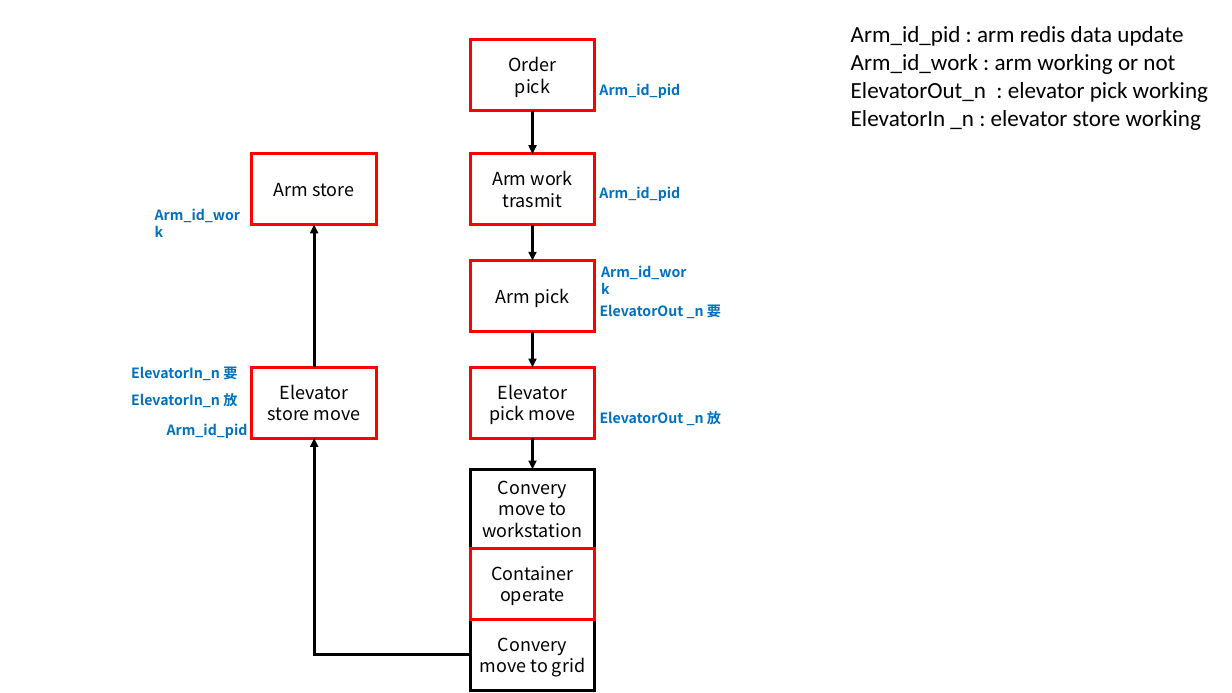
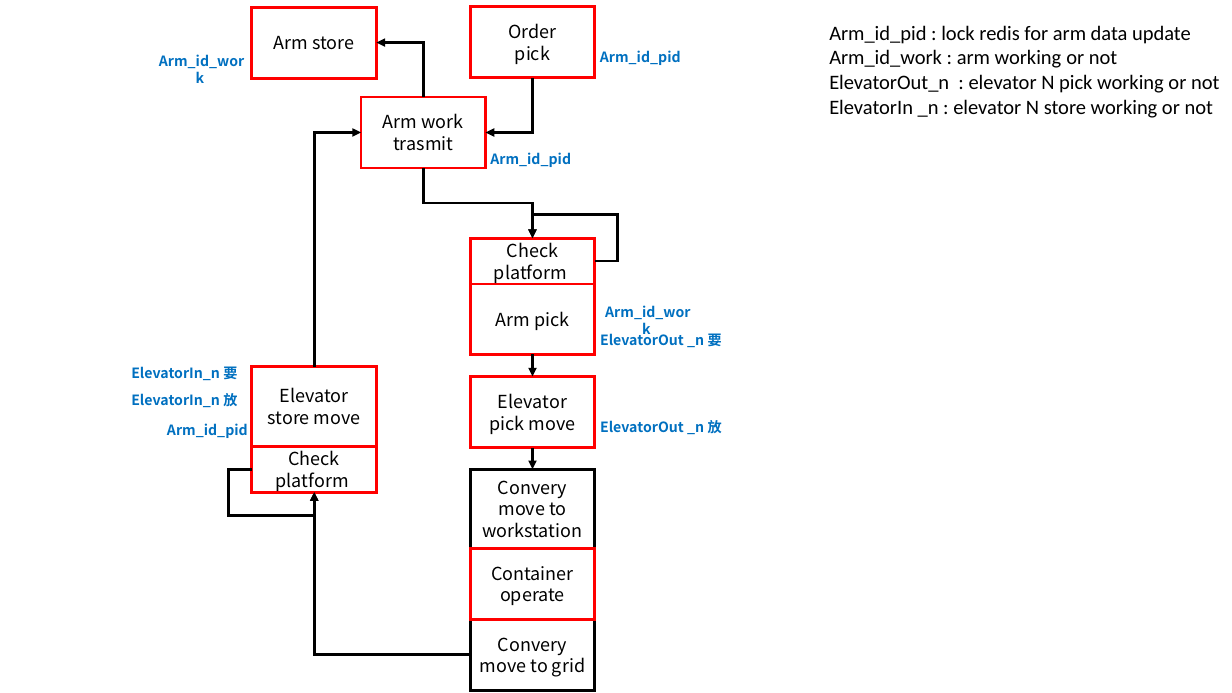
Before and after one commit to ethan1226/asrs_ofai, a slide deck: slide 2 of flowchart.pptx. Drawn at 1232x693 pixels with LibreOffice and Linux fonts; fonts in the diff are those of the drawing. Boxes give left, top, right and bottom in pixels: in the first picture for what was removed or moved away, otherwise in the second. Text is boxed around its words. In the diff, an @@ line names an element or a change of style, - is before the commit and + after.

```diff
--- a/flowchart.pptx
+++ b/flowchart.pptx
@@ rectangle "Arm store": place and size @@
-rectangle "Arm store" at [252,153,377,225]
+rectangle "Arm store" at [252,7,377,79]
@@ rectangle "Order": place and size @@
-rectangle "Order" at [470,40,595,111]
+rectangle "Order" at [470,6,595,78]
@@ text "Arm_id_pid : lock redis for ...": place and size @@
-text "Arm_id_pid : lock redis for ..." at [851,26,1208,130]
+text "Arm_id_pid : lock redis for ..." at [829,25,1219,118]
@@ text at [829,25,1191,44]: text changed; size 18 to 16 pt @@
-Arm_id_pid : arm redis data update
+Arm_id_pid : lock redis for arm data update
@@ alignment left to centre in 7 elements at [167,423,248,438], [600,420,722,435], [600,331,722,349], [600,50,681,65], [605,305,690,320], [490,152,571,167], [159,54,463,129] @@
@@ text "Arm_id_work": place and size @@
-text "Arm_id_work" at [601,265,686,280]
+text "Arm_id_work" at [159,54,463,129]
@@ elbow arrow added from (423, 97) to (377, 43), #000000 2.25 pt @@
@@ text "Arm_id_pid": place and size @@
-text "Arm_id_pid" at [599,83,680,98]
+text "Arm_id_pid" at [600,50,681,65]
@@ text at [829,49,1117,68]: size 18 to 16 pt in "Arm_id_work : arm working or not" @@
@@ elbow arrow added from (532, 78) to (486, 132), #000000 2.25 pt @@
@@ text at [829,74,1219,118]: text changed; size 18 to 16 pt @@
-ElevatorOut_n : elevator pick working
-ElevatorIn _n : elevator store working
+ElevatorOut_n : elevator N pick working or not
+ElevatorIn _n : elevator N store working or not
@@ rectangle "Arm work trasmit": place and size @@
-rectangle "Arm work trasmit" at [470,153,595,225]
+rectangle "Arm work trasmit" at [361,97,486,168]
@@ arrow removed from (532, 111) to (532, 153) @@
@@ elbow arrow added from (314, 367) to (361, 132), #000000 2.25 pt @@
@@ text "Arm_id_pid": place and size @@
-text "Arm_id_pid" at [599,186,680,201]
+text "Arm_id_pid" at [490,152,571,167]
@@ elbow arrow added from (423, 168) to (532, 238), #000000 2.25 pt @@
@@ arrow removed from (314, 367) to (314, 225) @@
@@ rectangle added at [470,238,595,285], fill #FFFFFF, outline #FF0000 2.25 pt, 14 pt, text #000000 @@
+Check
+platform
@@ arrow removed from (532, 225) to (532, 261) @@
@@ elbow arrow added from (595, 262) to (532, 238), #000000 2.25 pt @@
@@ rectangle "Arm pick": place and size @@
-rectangle "Arm pick" at [470,261,595,332]
+rectangle "Arm pick" at [470,284,595,355]
@@ text "Arm_id_work": place and size @@
-text "Arm_id_work" at [155,170,573,223]
+text "Arm_id_work" at [605,305,690,320]
@@ text "ElevatorOut _n 要": place and size @@
-text "ElevatorOut _n 要" at [600,302,721,320]
+text "ElevatorOut _n 要" at [600,331,722,349]
@@ arrow moved from (532, 332) - (532, 367) to (532, 355) - (532, 376) @@
@@ rectangle "Elevator store move": place and size @@
-rectangle "Elevator store move" at [252,367,377,438]
+rectangle "Elevator store move" at [252,367,377,446]
@@ rectangle "Elevator pick move": place and size @@
-rectangle "Elevator pick move" at [470,367,595,438]
+rectangle "Elevator pick move" at [470,376,595,447]
@@ text "ElevatorOut _n 放": place and size @@
-text "ElevatorOut _n 放" at [600,409,721,427]
+text "ElevatorOut _n 放" at [600,420,722,435]
@@ rectangle added at [252,446,377,493], fill #FFFFFF, outline #FF0000 2.25 pt, 14 pt, text #000000 @@
+Check
+platform
@@ arrow moved from (532, 438) - (532, 470) to (532, 447) - (532, 470) @@
@@ elbow arrow added from (252, 470) to (314, 493), #000000 2.25 pt @@
@@ elbow arrow moved from (470, 655) - (314, 438) to (470, 655) - (314, 493) @@
```
Also in this commit, not shown: 2 other slides changed, 1 slide added.
